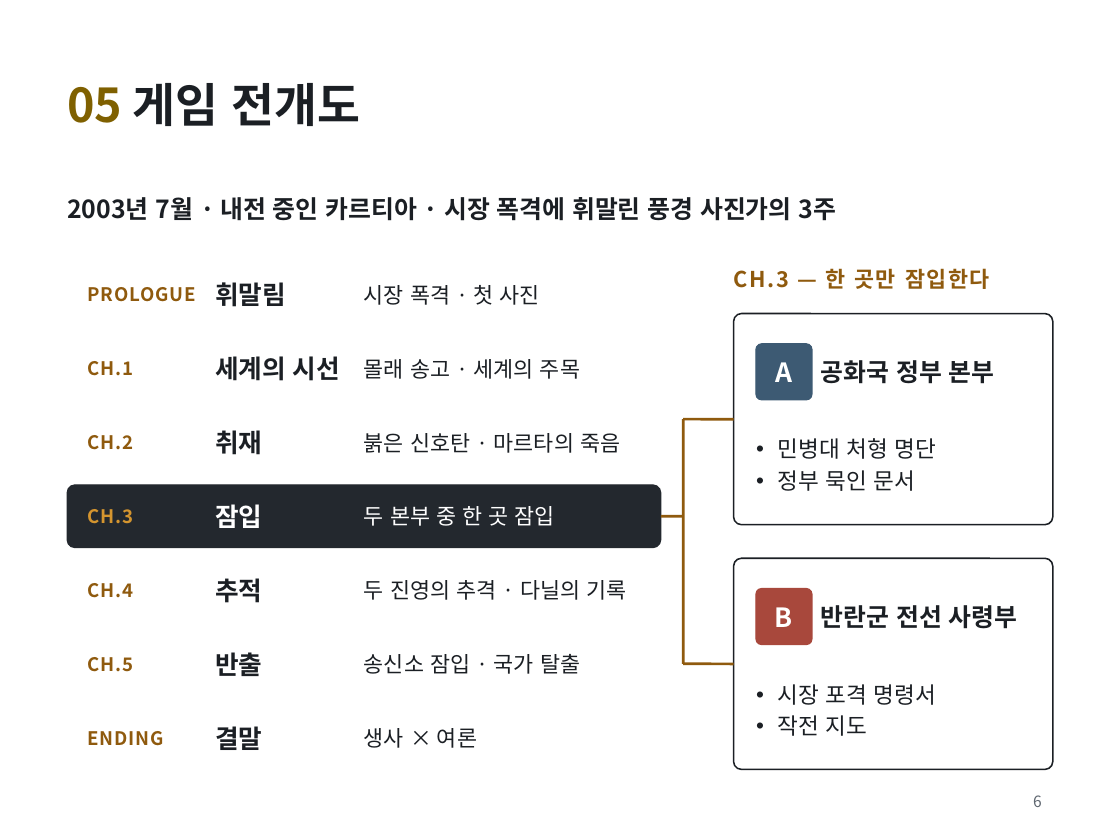
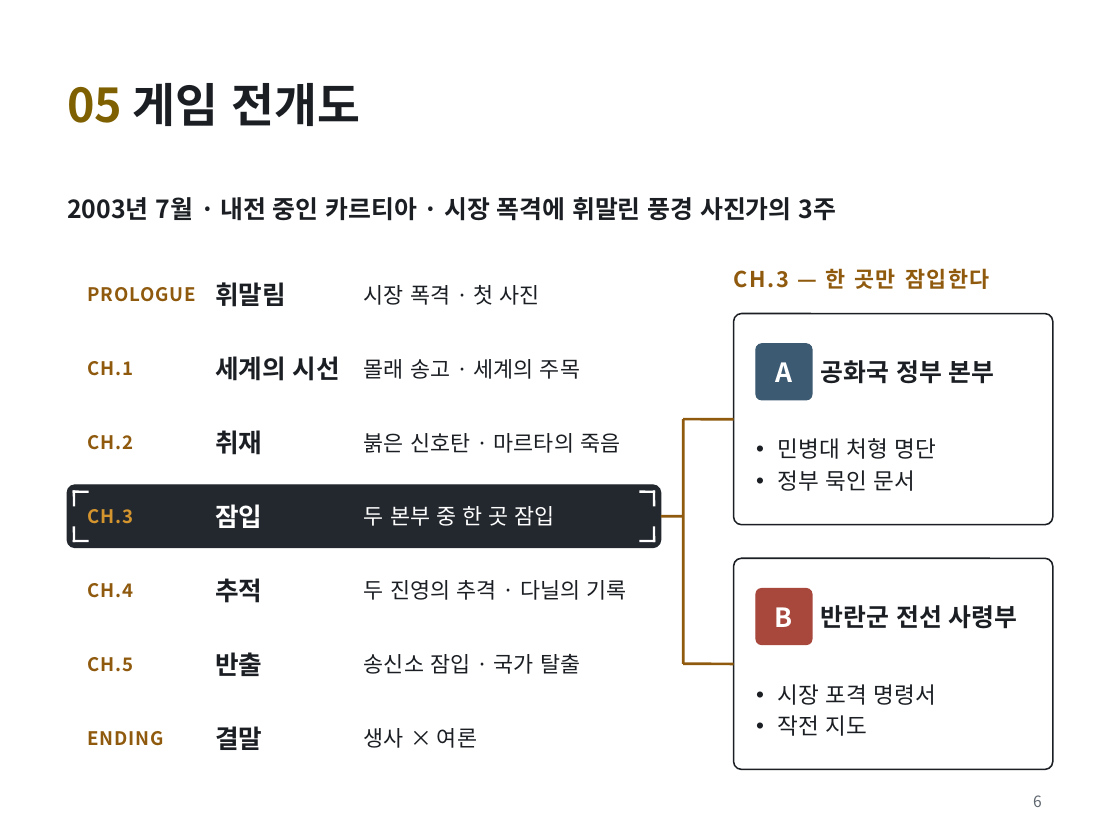
Before and after one commit to golgold/unitybasic, a slide deck: slide 6 of 기획/김민우_게임_FRAME UNDER FIRE.pptx. Drawn at 1120x840 pixels with LibreOffice and Linux fonts; fonts in the diff are those of the drawing. Boxes give left, top, right and bottom in pixels: in the first picture for what was removed or moved away, otherwise in the second. Text is boxed around its words. In the diff, an @@ line names an element or a change of style, - is before the commit and + after.

```diff
--- a/기획/김민우_게임_FRAME UNDER FIRE.pptx
+++ b/기획/김민우_게임_FRAME UNDER FIRE.pptx
@@ line added from (74, 492) to (87, 492), #FFFFFF 1.5 pt @@
@@ line added from (74, 492) to (74, 505), #FFFFFF 1.5 pt @@
@@ line added from (641, 492) to (654, 492), #FFFFFF 1.5 pt @@
@@ line added from (654, 492) to (654, 505), #FFFFFF 1.5 pt @@
@@ line added from (74, 528) to (74, 541), #FFFFFF 1.5 pt @@
@@ line added from (654, 528) to (654, 541), #FFFFFF 1.5 pt @@
@@ line added from (74, 541) to (87, 541), #FFFFFF 1.5 pt @@
@@ line added from (641, 541) to (654, 541), #FFFFFF 1.5 pt @@
```
Also in this commit, not shown: 7 other slides changed, 1 other file.
